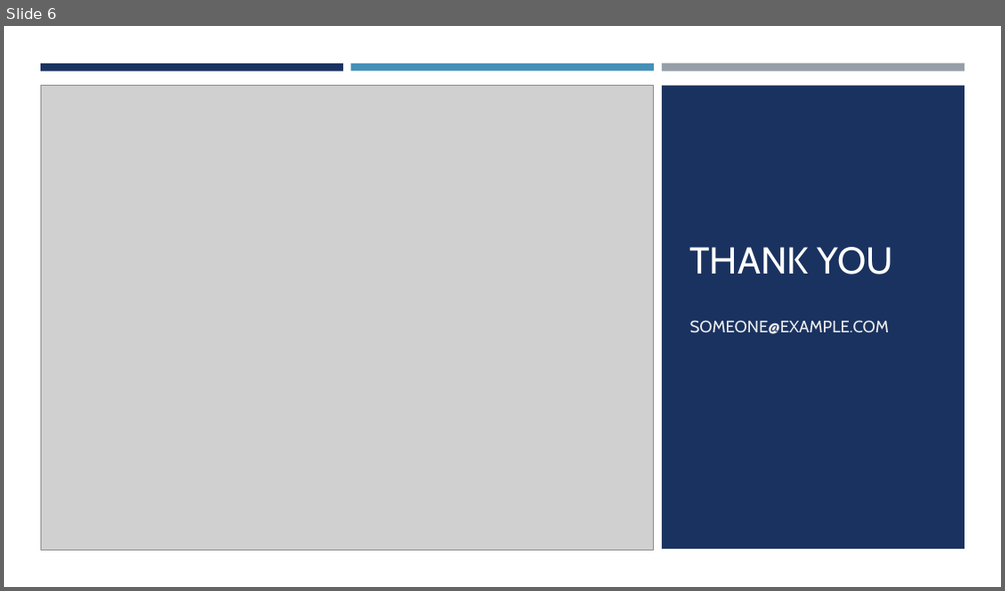
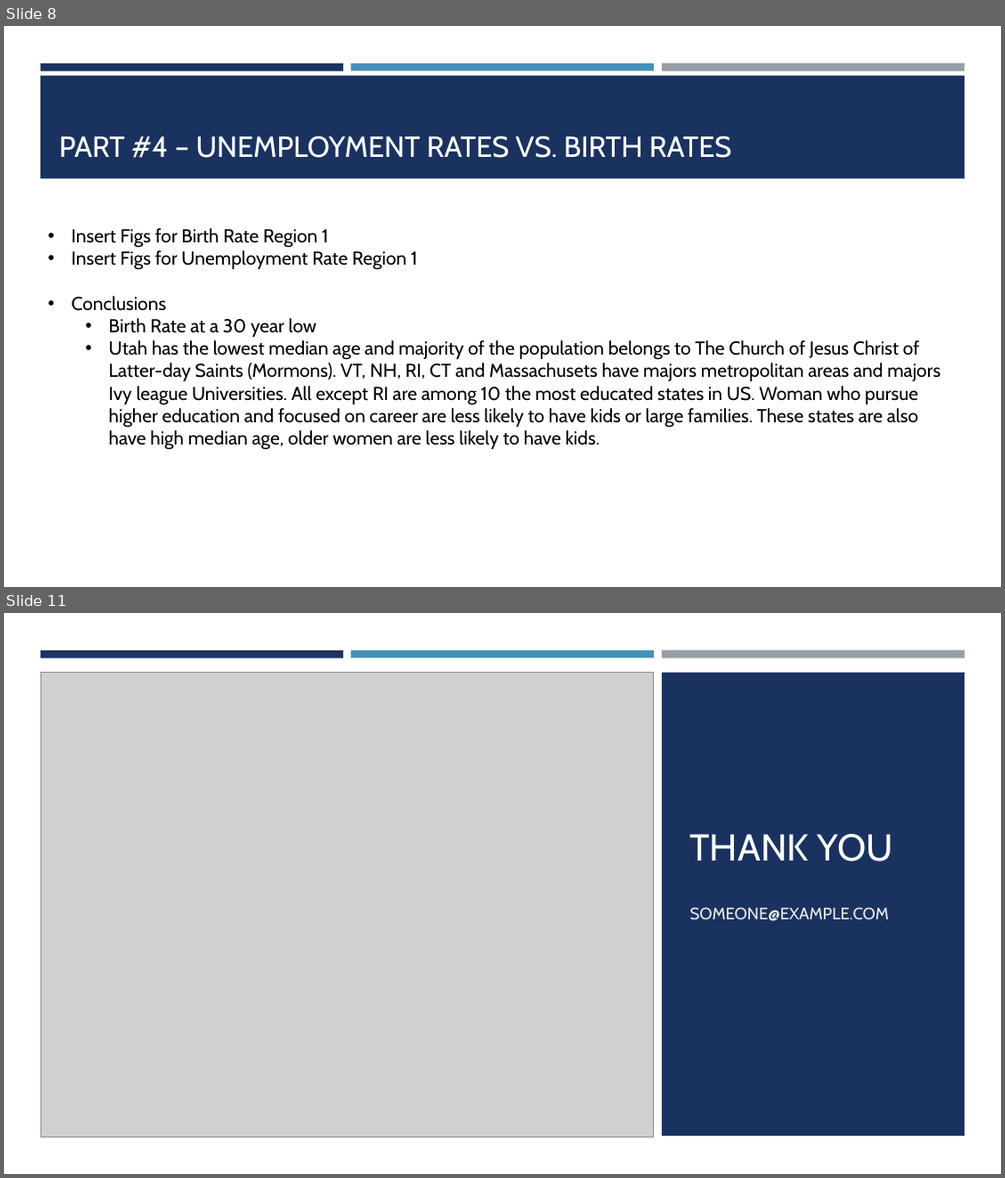
Before and after one commit to shawn-cavalieri/panic_at_the_desktop_project_1, a slide deck: Panic At The Desktop Project 1-.pptx. Shown one above the other, each under a label of ours: slide 6 before the commit, slides 8 and 11 after it; the slides between them are not shown. The pictures are 1005x591 and 1005x1178 pixels, drawn with LibreOffice and Linux fonts; fonts in the diff are those of the drawing; grey boxes stand for pictures. Boxes give left, top, right and bottom in pixels: in the first picture for what was removed or moved away, otherwise in the second. Text is boxed around its words. In the diff, an @@ line names an element or a change of style, - is before the commit and + after.

```diff
--- a/Panic At The Desktop Project 1-.pptx
+++ b/Panic At The Desktop Project 1-.pptx
@@ slide 8 added at (4,26,1001,587), background #FFFFFF @@
@@ rectangle added at (40,63,343,70), fill #1A3260 @@
@@ rectangle added at (40,75,965,178), fill #1A3260 @@
@@ rectangle added at (351,63,654,70), fill #4590B8 @@
@@ rectangle added at (662,63,964,71), fill #969FA7 @@
@@ title added at (59,135,732,158), 28 pt, text #FFFFFF @@
+PART #4 – UNEMPLOYMENT RATES VS. BIRTH RATES
@@ text added at (72,228,940,450), 18 pt, text #000000 @@
+• Insert Figs for Birth Rate Region 1
+• Insert Figs for Unemployment Rate Region 1
+• Conclusions
+  • Birth Rate at a 30 year low
+  • Utah has the lowest median age and majority of the population belongs to The Church of Jesus Christ of Latter-day Saints (Mormons). VT, NH, RI, CT and Massachusets have majors metropolitan areas and majors Ivy league Universities. All except RI are among 10 the most educated states in US. Woman who pursue higher education and focused on career are less likely to have kids or large families. These states are also have high median age, older women are less likely to have kids.
@@ what was slide 6 is now slide 11 @@
```
Also in this commit, not shown: 2 slides changed, 7 other slides added, 3 slides removed, 3 other files.
